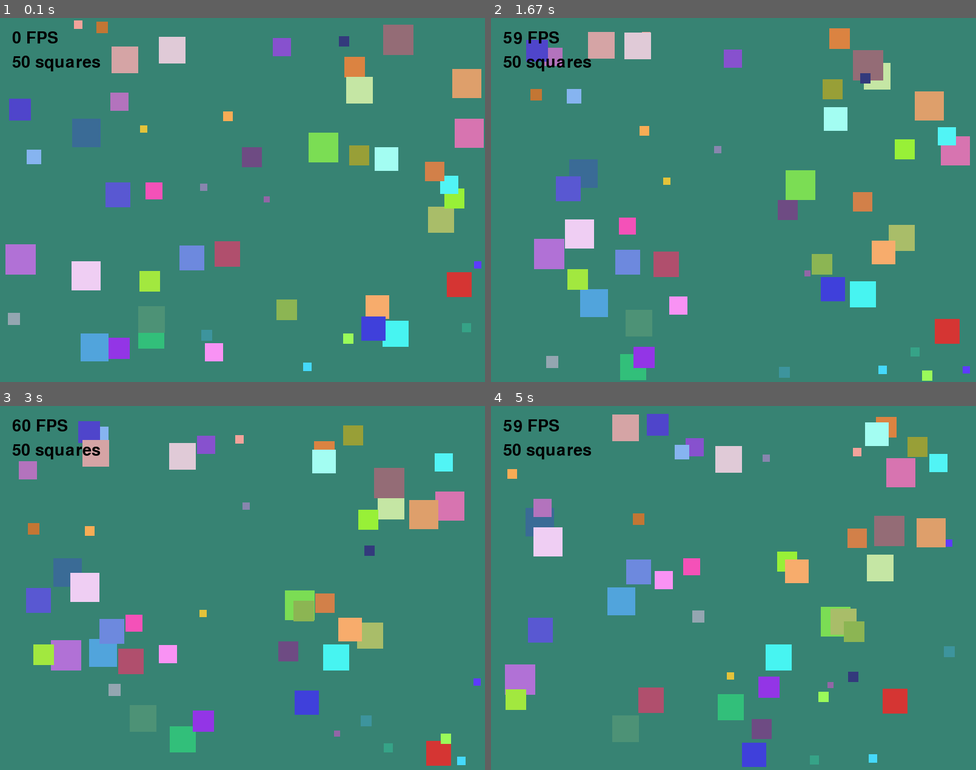
Above: before the commit, frames 1-4 (two rows, left to right).
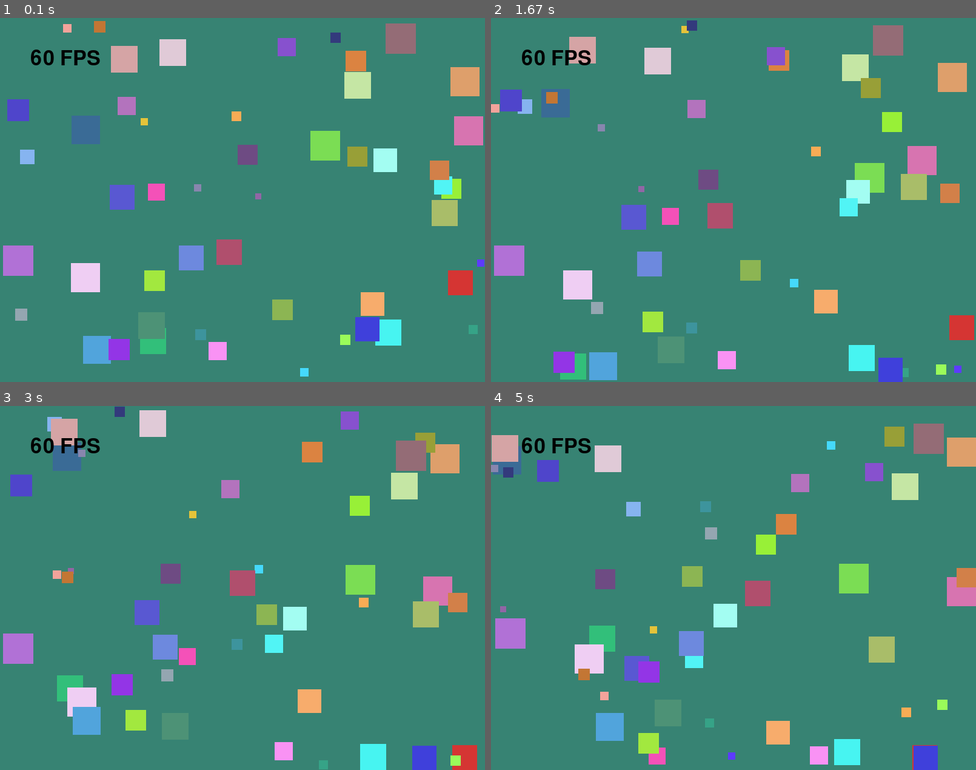
Above: after the commit, the same moments.

Repository: kevinotah/lab8-pygame
Game: pygame game, started from main.py
Two runs of this game, one before a commit and one after it. Both use one fixed random seed, a clock stepped at 60 frames per second and the inputs below.
Inputs:
- Up to frame 1 (0.1 s): no input
- Up to frame 2 (1.67 s): no input
- Up to frame 3 (3 s): no input
- Up to frame 4 (5 s): no input

The runs differ from the first frame. In frame 1, 5.7% of the frame differs, in the area x 0-100%, y 0-99%; in frame 2, 22%; in frame 3, 22%; in frame 4, 23%, in the area x 0-100%, y 2-100%.

Commit message:
bit more improvement

Diff:
--- a/main.py
+++ b/main.py
@@ -8,20 +8,16 @@
 SCREEN_WIDTH: int = 800
 SCREEN_HEIGHT: int = 600
 FPS: int = 60
+NUM_SQUARES: int = 50
+MAX_SPEED: float = 120
 
-NUM_SQUARES: int = 50
+DANGER_DISTANCE: float = 80
+
+font: pygame.font.Font = pygame.font.Font(None, 50)
+fps_surface: pygame.Surface = font.render(f"{FPS} FPS", True, 'Black')
 
 MIN_SIZE: int = 10
 MAX_SIZE: int = 50
-
-MAX_SPEED: float = 120.0
-MIN_SPEED: float = 40.0
-
-FLEE_FORCE: float = 200.0
-CHASE_FORCE: float = 400.0
-
-DANGER_DISTANCE: float = 50.0
-DANGER_DISTANCE_SQ: float = DANGER_DISTANCE ** 2
 
 WHITE: Tuple[int, int, int] = (255, 255, 255)
 BLACK: Tuple[int, int, int] = (0, 0, 0)
@@ -31,124 +27,117 @@
     return (
         random.randint(0, 255),
         random.randint(0, 255),
-        random.randint(0, 255),
+        random.randint(0, 255)
     )
 
 
-BACKGROUND_COLOR: Tuple[int, int, int] = make_random_colour()
-
-font: pygame.font.Font = pygame.font.Font(None, 40)
-
-
-def normalize(dx: float, dy: float) -> Tuple[float, float]:
-    length: float = math.sqrt(dx * dx + dy * dy)
-    if length == 0:
-        return 0.0, 0.0
-    return dx / length, dy / length
-
-
-def clamp_velocity(vx: float, vy: float, max_speed: float) -> Tuple[float, float]:
-    speed: float = math.sqrt(vx * vx + vy * vy)
-    if speed > max_speed:
-        scale: float = max_speed / speed
-        return vx * scale, vy * scale
-    return vx, vy
+RANDOM_COLOUR: Tuple[int, int, int] = make_random_colour()
 
 
 class Square:
     def __init__(self) -> None:
         self.size: int = random.randint(MIN_SIZE, MAX_SIZE)
 
-        self.x: float = random.uniform(0, SCREEN_WIDTH - self.size)
-        self.y: float = random.uniform(0, SCREEN_HEIGHT - self.size)
-
-        self.vx: float = random.uniform(-1, 1)
-        self.vy: float = random.uniform(-1, 1)
-        self.vx, self.vy = normalize(self.vx, self.vy)
-
-        initial_speed: float = random.uniform(40.0, MAX_SPEED)
-        self.vx *= initial_speed
-        self.vy *= initial_speed
+        self.x: float = random.randint(0, SCREEN_WIDTH - self.size)
+        self.y: float = random.randint(0, SCREEN_HEIGHT - self.size)
 
         self.color: Tuple[int, int, int] = (
             random.randint(50, 255),
             random.randint(50, 255),
-            random.randint(50, 255),
+            random.randint(50, 255)
         )
 
+        self.angle: float = random.uniform(0, 2 * math.pi)
+
+        self.direction_timer: float = 0.0
+        self.direction_change_interval: float = random.uniform(0.8, 2.0)
+
         size_ratio: float = (self.size - MIN_SIZE) / (MAX_SIZE - MIN_SIZE)
-        self.max_speed: float = MIN_SPEED + (MAX_SPEED - MIN_SPEED) * (1 - size_ratio)
+        self.speed: float = MAX_SPEED * (1 - size_ratio)
 
-        self.lifespan: float = random.uniform(30, 180)
+        self.lifespan: int = random.randint(30, 180)
         self.age: float = 0.0
 
-    def compute_interaction(self, squares: List["Square"]) -> Tuple[float, float]:
-        force_x: float = 0.0
-        force_y: float = 0.0
+    def update(self, all_squares: List['Square'], dt: float) -> None:
 
-        size_factor: float = self.size / MAX_SIZE
+        self.direction_timer += dt
+        if self.direction_timer >= self.direction_change_interval:
+            self.angle += random.uniform(-1.0, 1.0) * 0.8
+            self.direction_timer = 0
+            self.direction_change_interval = random.uniform(0.8, 2.0)
 
-        for other in squares:
+        vx: float = math.cos(self.angle) * self.speed
+        vy: float = math.sin(self.angle) * self.speed
+
+        flee_dx, flee_dy = self.compute_flee_vector(all_squares)
+        chase_dx, chase_dy = self.compute_chase_vector(all_squares)
+
+        vx += flee_dx * 120
+        vy += flee_dy * 120
+
+        vx -= chase_dx * 120
+        vy -= chase_dy * 120
+
+        self.x += vx * dt
+        self.y += vy * dt
+
+        if self.x <= 0 or self.x >= SCREEN_WIDTH - self.size:
+            self.angle = math.pi - self.angle
+            self.x = max(0, min(SCREEN_WIDTH - self.size, self.x))
+
+        if self.y <= 0 or self.y >= SCREEN_HEIGHT - self.size:
+            self.angle = -self.angle
+            self.y = max(0, min(SCREEN_HEIGHT - self.size, self.y))
+
+        self.age += dt
+
+    def compute_flee_vector(self, all_squares: List['Square']) -> Tuple[float, float]:
+        flee_dx: float = 0.0
+        flee_dy: float = 0.0
+
+        for other in all_squares:
             if other is self:
                 continue
 
             dx: float = self.x - other.x
             dy: float = self.y - other.y
-            dist_sq: float = dx * dx + dy * dy
+            dist: float = math.sqrt(dx*dx + dy*dy)
 
-            if dist_sq == 0 or dist_sq > DANGER_DISTANCE_SQ:
+            if other.size > self.size and 0 < dist < DANGER_DISTANCE:
+                strength: float = (1 - dist / DANGER_DISTANCE)
+
+                flee_dx += (dx / dist) * strength
+                flee_dy += (dy / dist) * strength
+
+        return flee_dx, flee_dy
+
+    def compute_chase_vector(self, all_squares: List['Square']) -> Tuple[float, float]:
+        chase_dx: float = 0.0
+        chase_dy: float = 0.0
+
+        for other in all_squares:
+            if other is self:
                 continue
 
-            distance: float = math.sqrt(dist_sq)
-            dir_x, dir_y = dx / distance, dy / distance
+            dx: float = self.x - other.x
+            dy: float = self.y - other.y
+            dist: float = math.sqrt(dx*dx + dy*dy)
 
-            closeness: float = 1.0 - (distance / DANGER_DISTANCE)
+            if other.size < self.size and 0 < dist < DANGER_DISTANCE:
+                strength: float = (1 - dist / DANGER_DISTANCE)
 
-            if other.size > self.size:
-                # flee (unchanged)
-                force_x += dir_x * FLEE_FORCE * size_factor
-                force_y += dir_y * FLEE_FORCE * size_factor
-            else:
-                # chase (stronger when closer)
-                chase_strength: float = CHASE_FORCE * size_factor * closeness
-                force_x -= dir_x * chase_strength
-                force_y -= dir_y * chase_strength
+                chase_dx += (dx / dist) * strength
+                chase_dy += (dy / dist) * strength
 
-        return force_x, force_y
-
-    def update(self, squares: List["Square"], dt: float) -> None:
-        force_x, force_y = self.compute_interaction(squares)
-
-        self.vx += force_x * dt
-        self.vy += force_y * dt
-
-        self.vx, self.vy = clamp_velocity(self.vx, self.vy, self.max_speed)
-
-        self.x += self.vx * dt
-        self.y += self.vy * dt
-
-        # bounce
-        if self.x <= 0 or self.x >= SCREEN_WIDTH - self.size:
-            self.vx *= -1
-            self.x = max(0, min(SCREEN_WIDTH - self.size, self.x))
-
-        if self.y <= 0 or self.y >= SCREEN_HEIGHT - self.size:
-            self.vy *= -1
-            self.y = max(0, min(SCREEN_HEIGHT - self.size, self.y))
-
-        self.age += dt
+        return chase_dx, chase_dy
 
     def draw(self, screen: pygame.Surface) -> None:
-        pygame.draw.rect(
-            screen,
-            self.color,
-            (self.x, self.y, self.size, self.size),
-        )
+        pygame.draw.rect(screen, self.color, (self.x, self.y, self.size, self.size))
 
 
 def main() -> None:
     screen: pygame.Surface = pygame.display.set_mode((SCREEN_WIDTH, SCREEN_HEIGHT))
-    pygame.display.set_caption("Smart Squares")
+    pygame.display.set_caption("Smooth Squares")
     clock: pygame.time.Clock = pygame.time.Clock()
 
     squares: List[Square] = [Square() for _ in range(NUM_SQUARES)]
@@ -164,8 +153,16 @@
         for square in squares:
             square.update(squares, dt)
 
+        screen.fill(RANDOM_COLOUR)
+
+        for square in squares:
+            square.draw(screen)
+
         new_squares: List[Square] = []
+
         for square in squares:
+            square.age += dt
+
             if square.age < square.lifespan:
                 new_squares.append(square)
             else:
@@ -173,20 +170,7 @@
 
         squares = new_squares
 
-        screen.fill(BACKGROUND_COLOR)
-
-        for square in squares:
-            square.draw(screen)
-
-        fps_text: pygame.Surface = font.render(
-            f"{int(clock.get_fps())} FPS", True, BLACK
-        )
-        count_text: pygame.Surface = font.render(
-            f"{len(squares)} squares", True, BLACK
-        )
-
-        screen.blit(fps_text, (20, 20))
-        screen.blit(count_text, (20, 60))
+        screen.blit(fps_surface, (50, 50))
 
         pygame.display.flip()
 
